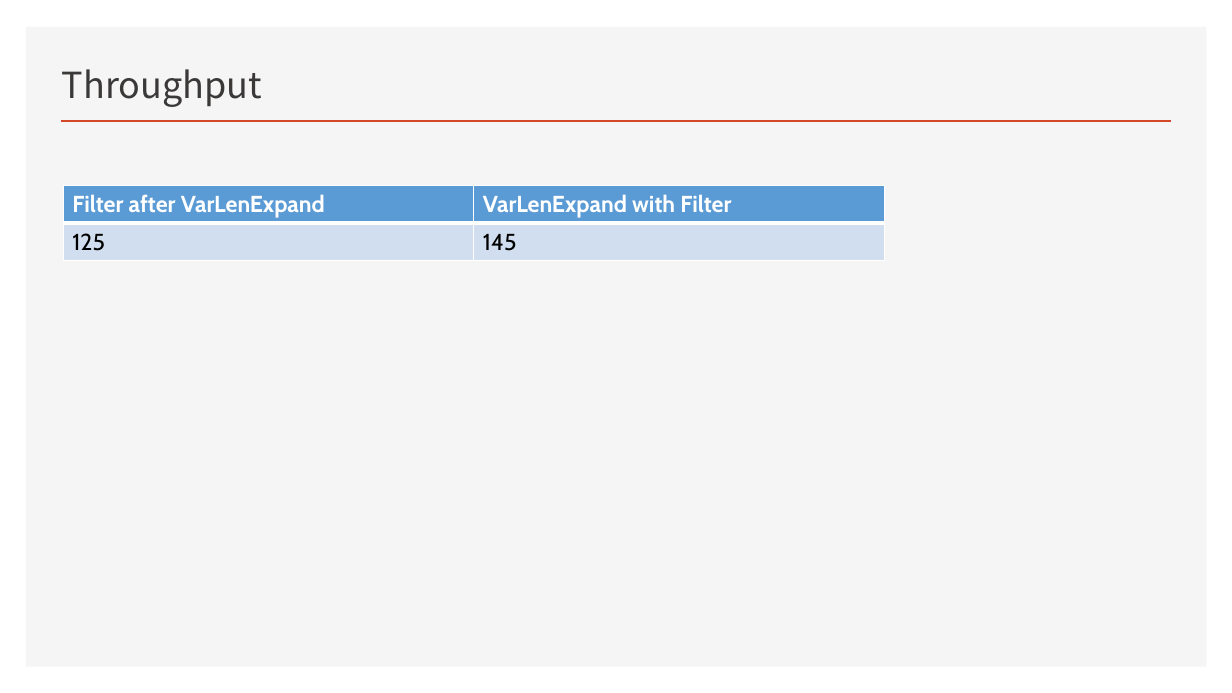
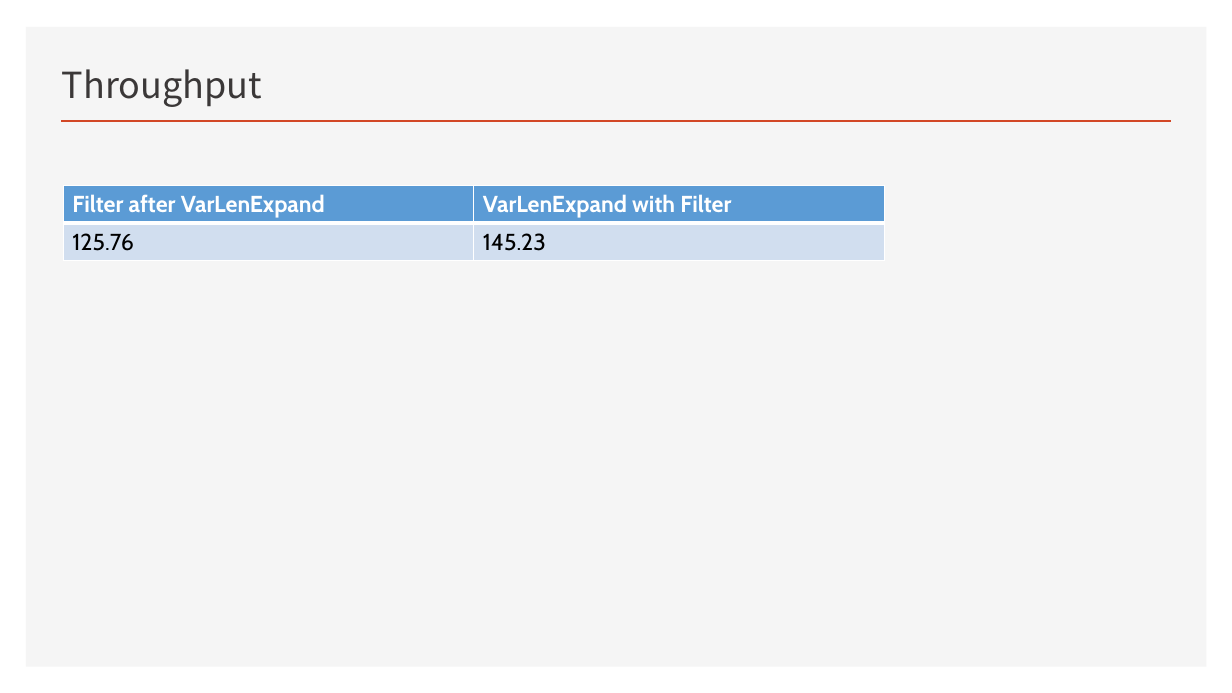
Before and after one commit to peace-dove/demo, a slide deck: slide 22 of transfer/4.3.pptx (slide 21 before the commit). Drawn at 1232x693 pixels with LibreOffice and Linux fonts; fonts in the diff are those of the drawing. Boxes give left, top, right and bottom in pixels: in the first picture for what was removed or moved away, otherwise in the second. Text is boxed around its words. In the diff, an @@ line names an element or a change of style, - is before the commit and + after.

```diff
--- a/transfer/4.3.pptx
+++ b/transfer/4.3.pptx
@@ table at bbox=[63, 186, 884, 261] @@
-row 2, column 1: 125
+row 2, column 1: 125.76
-row 2, column 2: 145
+row 2, column 2: 145.23
```
Also in this commit, not shown: 9 other slides changed, 2 slides added, 4 slides removed.
